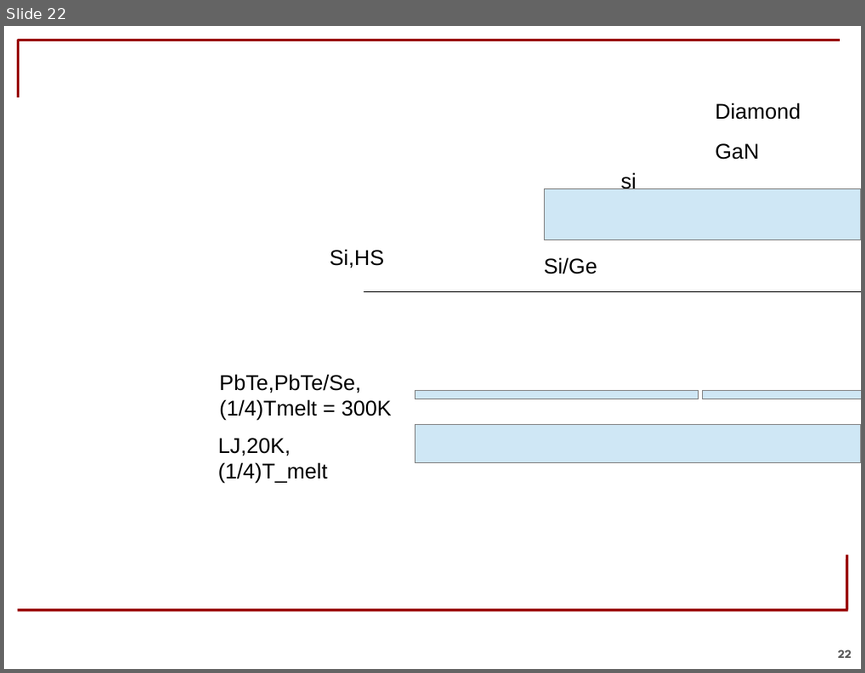
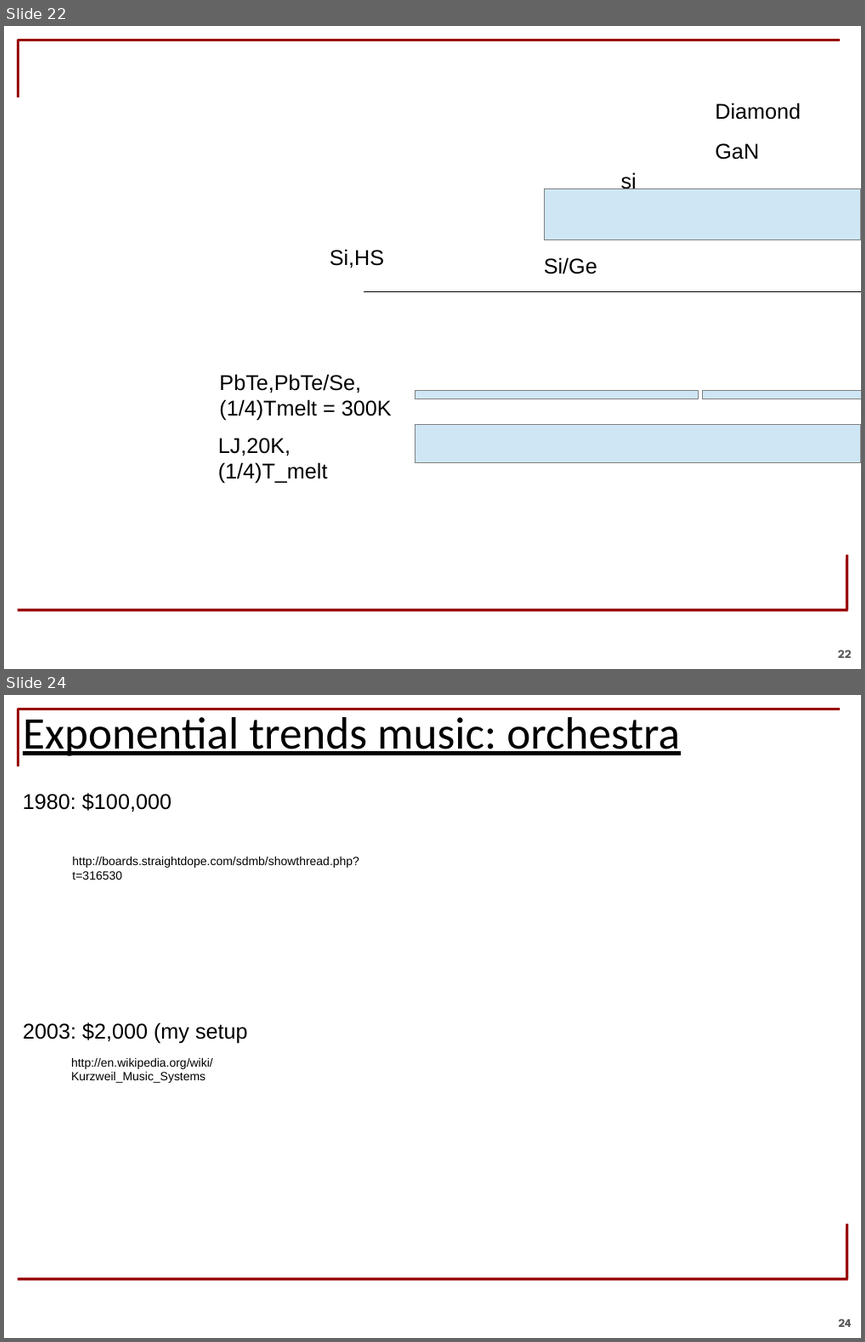
Before and after one commit to jasonlarkin/disorder, a slide deck: presentation/mrs_spring_2013.odp. Shown one above the other, each under a label of ours: slide 22 before the commit, slides 22 and 24 after it; the slides between them are not shown. The pictures are 865x673 and 865x1342 pixels, drawn with LibreOffice and Linux fonts; fonts in the diff are those of the drawing; background and template pictures are left out. Boxes give left, top, right and bottom in pixels: in the first picture for what was removed or moved away, otherwise in the second. Text is boxed around its words. In the diff, an @@ line names an element or a change of style, - is before the commit and + after.

```diff
--- a/presentation/mrs_spring_2013.odp
+++ b/presentation/mrs_spring_2013.odp
@@ slide 24 added at (4,695,861,1338), background #FFFFFF; not listed: 4 template elements that a slide beside it also shows @@
@@ title added at (23,717,680,756), 38 pt, text #000000, underline @@
+Exponential trends music: orchestra
@@ text added at (23,793,171,812), 18 pt, text #000000 @@
+1980: $100,000
@@ text added at (72,857,358,879), 10 pt, text #000000 @@
+http://boards.straightdope.com/sdmb/showthread.php?t=316530
@@ text added at (23,1022,248,1043), 18 pt, text #000000 @@
+2003: $2,000 (my setup
@@ text added at (71,1058,213,1083), 10 pt, text #000000 @@
+http://en.wikipedia.org/wiki/Kurzweil_Music_Systems
```
Also in this commit, not shown: 1 other slide added, 46 other files.
